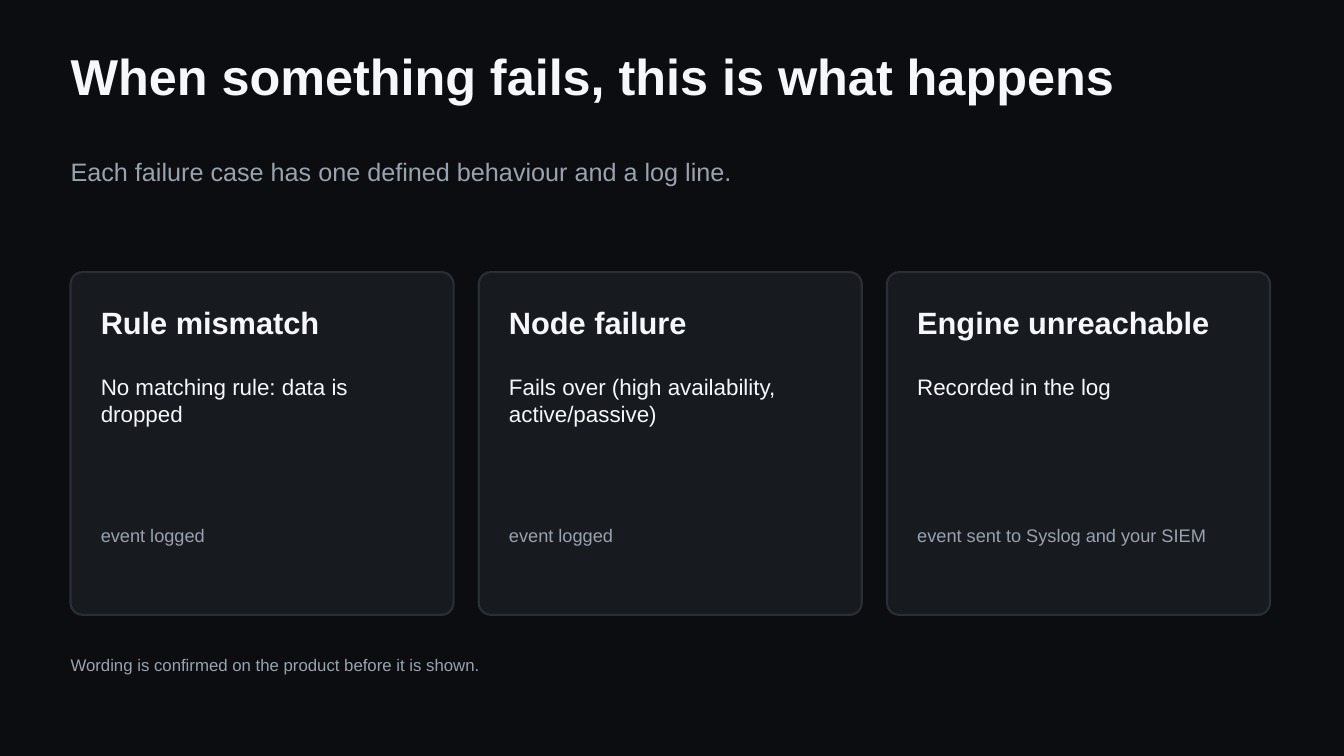
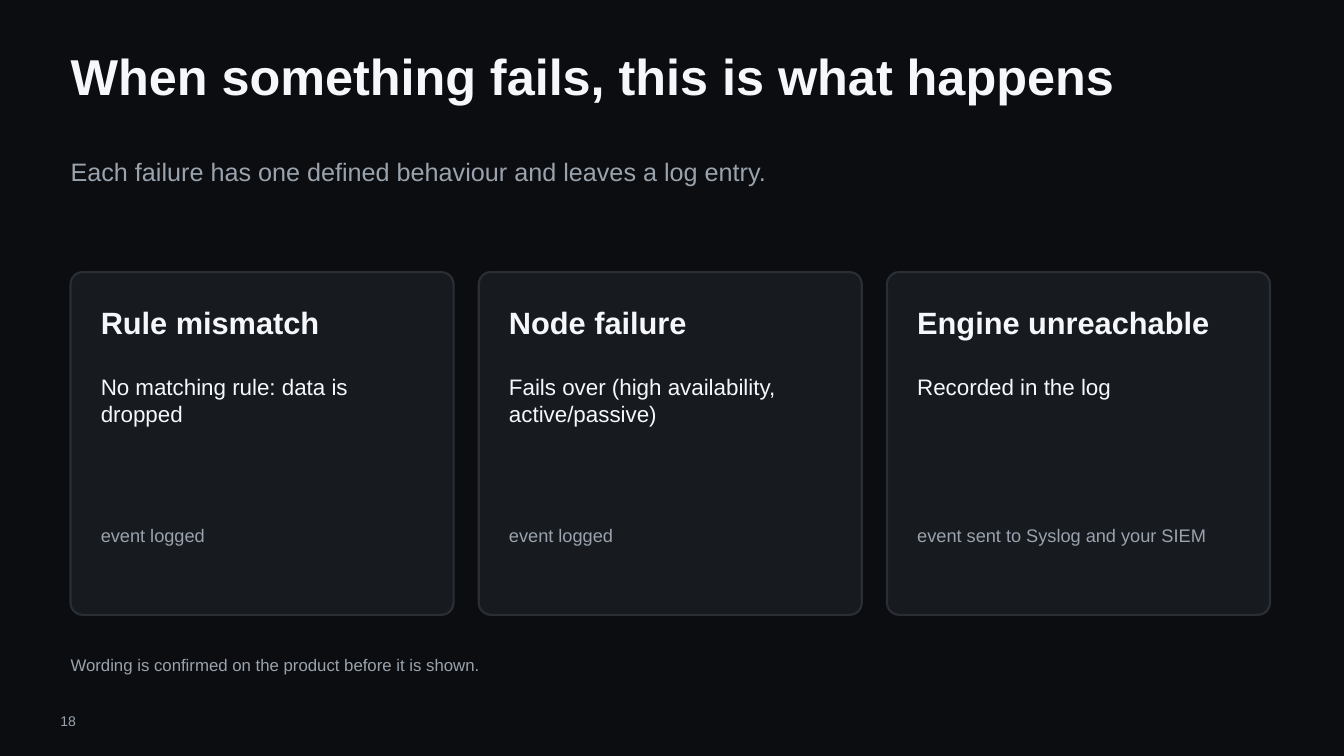
Before and after one commit to hybridus/DFX_Marketing, a slide deck: slide 18 of Projects/03_Presales_Master_Deck/pilot/DFX_Master_deck.pptx (slide 17 before the commit). Drawn at 1344x756 pixels with LibreOffice and Linux fonts; fonts in the diff are those of the drawing; background and template pictures are left out. Boxes give left, top, right and bottom in pixels: in the first picture for what was removed or moved away, otherwise in the second. Text is boxed around its words. In the diff, an @@ line names an element or a change of style, - is before the commit and + after.

```diff
--- a/Projects/03_Presales_Master_Deck/pilot/DFX_Master_deck.pptx
+++ b/Projects/03_Presales_Master_Deck/pilot/DFX_Master_deck.pptx
@@ text at [71, 163, 766, 186]: text changed @@
-Each failure case has one defined behaviour and a log line.
+Each failure has one defined behaviour and leaves a log entry.
@@ page number added at [60, 716, 76, 726], 10 pt, text #9AA3AD @@
+18
```
Also in this commit, not shown: 20 other slides changed, 2 slides added, 1 slide removed, 11 other files.
